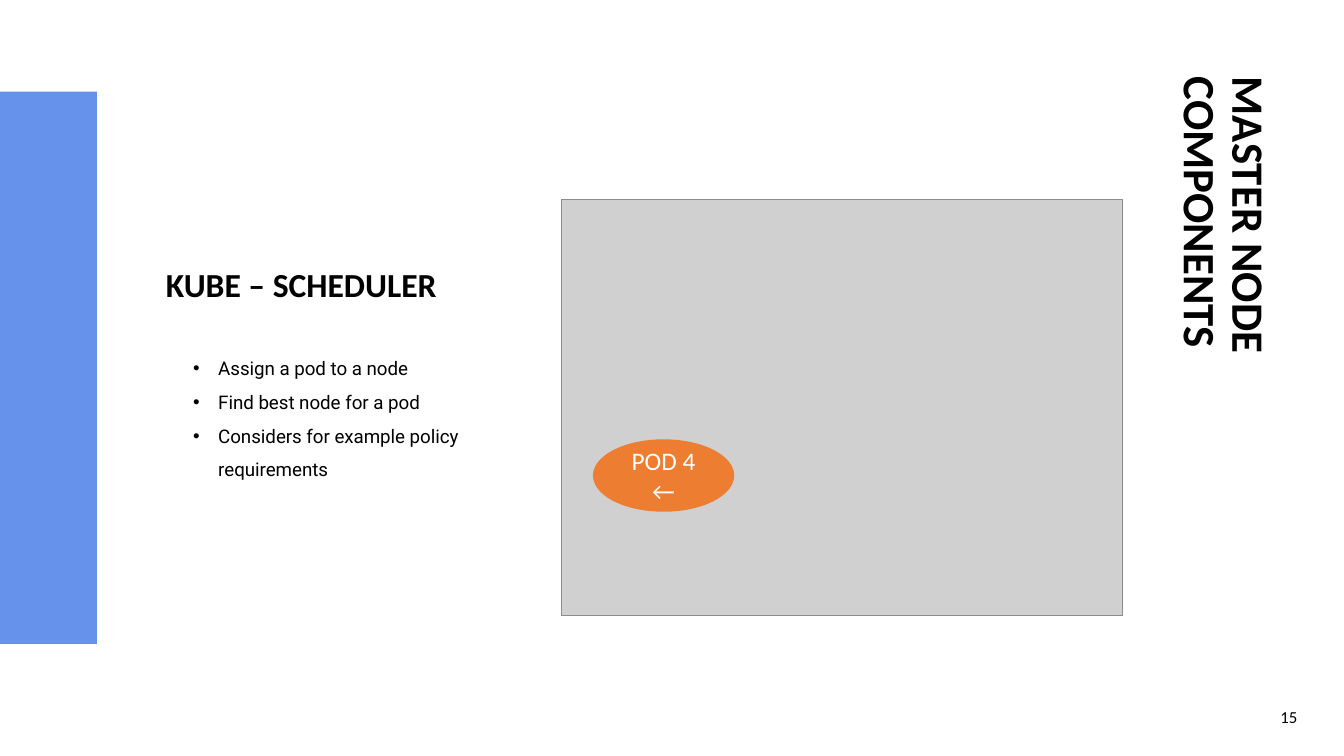
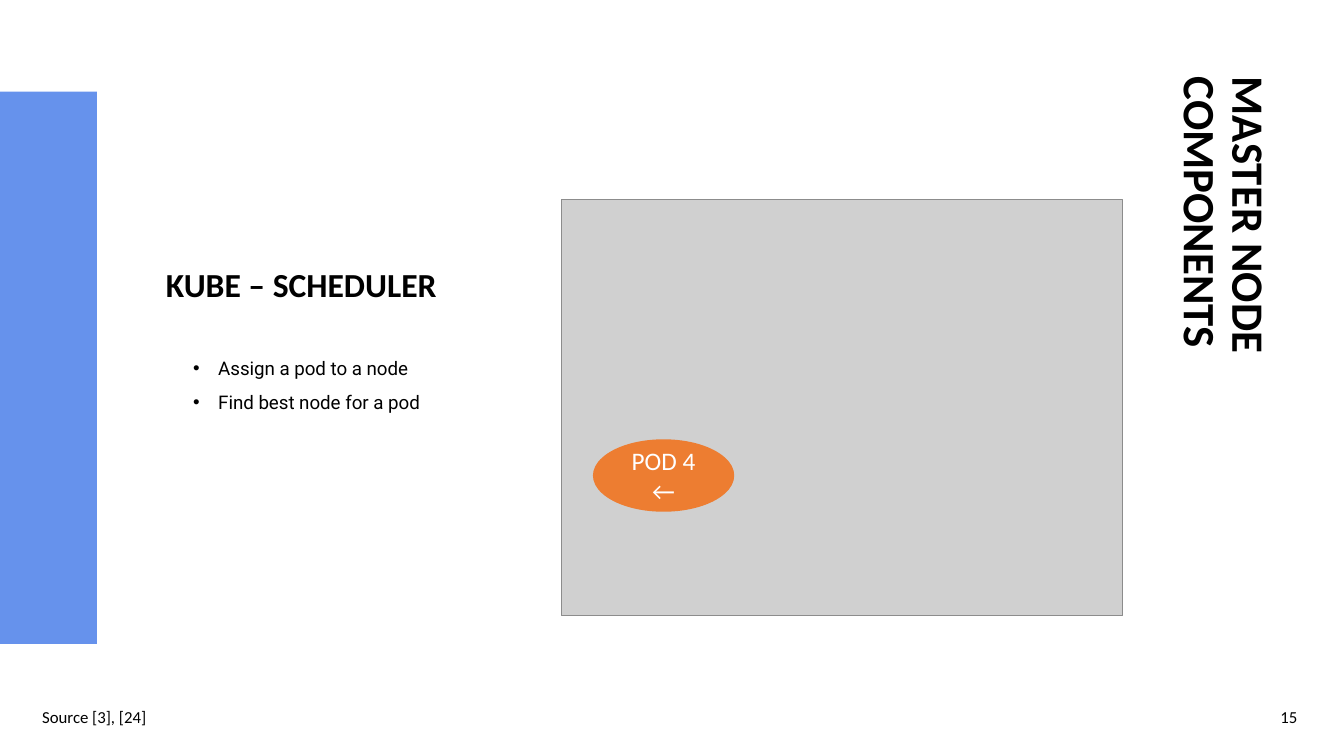
Before and after one commit to sebivenlo/esde_kubernetes_2022, a slide deck: slide 20 of Presentation/Kubernetes.pptx. Drawn at 1344x756 pixels with LibreOffice and Linux fonts; fonts in the diff are those of the drawing; grey boxes stand for pictures. Boxes give left, top, right and bottom in pixels: in the first picture for what was removed or moved away, otherwise in the second. Text is boxed around its words. In the diff, an @@ line names an element or a change of style, - is before the commit and + after.

```diff
--- a/Presentation/Kubernetes.pptx
+++ b/Presentation/Kubernetes.pptx
@@ subtitle at bbox=[218, 428, 459, 480]: paragraph removed @@
-• Considers for example policy requirements
@@ text added at bbox=[42, 711, 146, 726], 12 pt, text #000000 @@
+Source [3], [24]
```
Also in this commit, not shown: 6 other slides changed, 1 other file.
